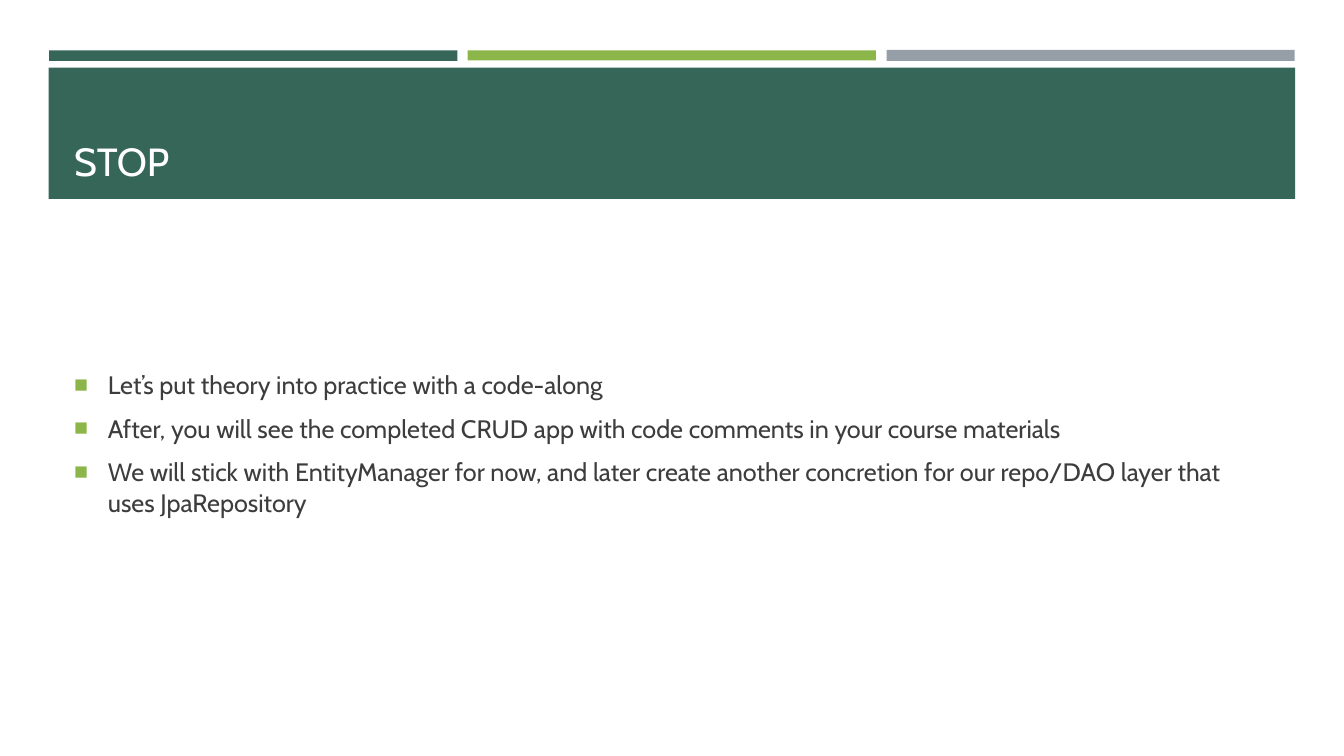
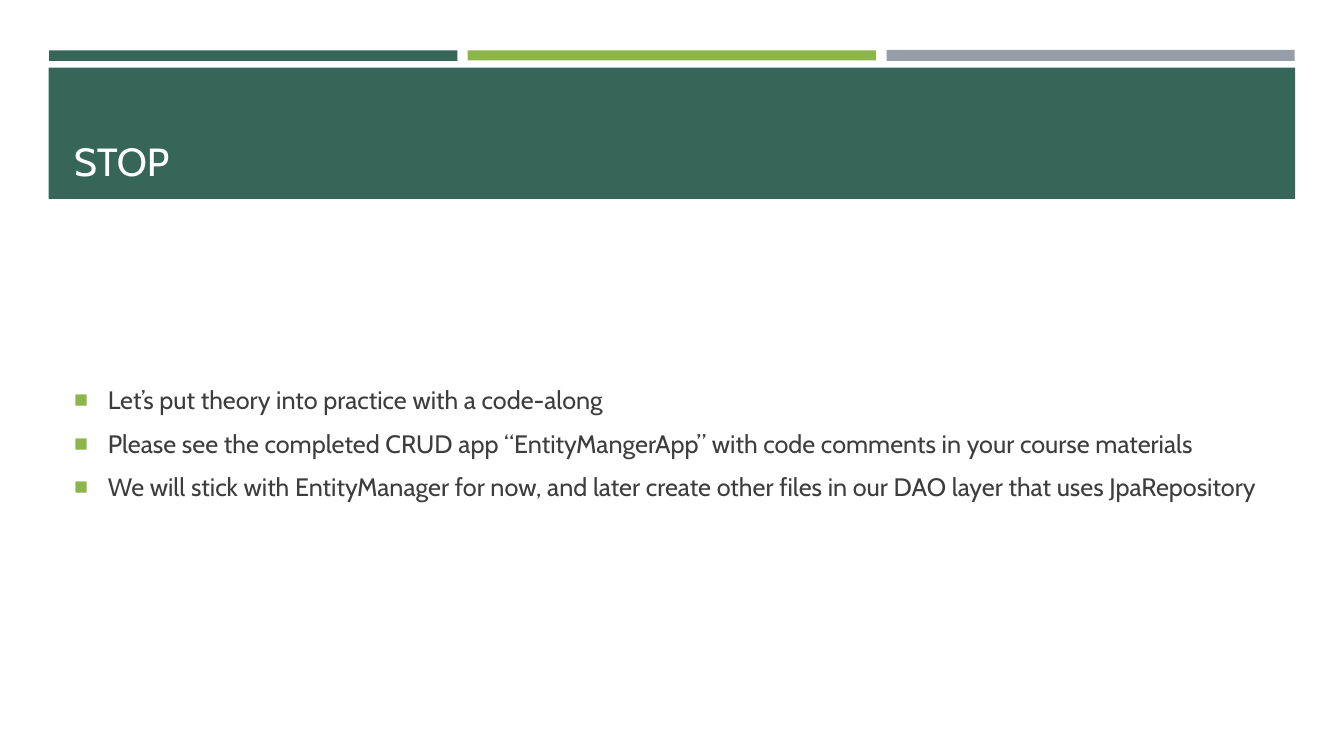
Before and after one commit to e-m-wilson/java-fs, a slide deck: slide 14 of Week_6/02_Hibernate_JPA_&_REST.pptx. Drawn at 1344x756 pixels with LibreOffice and Linux fonts; fonts in the diff are those of the drawing. Boxes give left, top, right and bottom in pixels: in the first picture for what was removed or moved away, otherwise in the second. Text is boxed around its words. In the diff, an @@ line names an element or a change of style, - is before the commit and + after.

```diff
--- a/Week_6/02_Hibernate_JPA_&_REST.pptx
+++ b/Week_6/02_Hibernate_JPA_&_REST.pptx
@@ text at (x1=108, y1=434, x2=1255, y2=503): text changed @@
-■ After, you will see the completed CRUD app with code comments in your course materials
-■ We will stick with EntityManager for now, and later create another concretion for our repo/DAO layer that uses JpaRepository
+■ Please see the completed CRUD app “EntityMangerApp” with code comments in your course materials
+■ We will stick with EntityManager for now, and later create other files in our DAO layer that uses JpaRepository
```
Also in this commit, not shown: 19 slides added, 1 other file.
